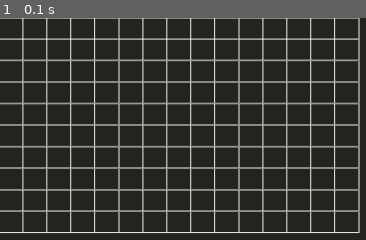
Above: before the commit, frame 1.
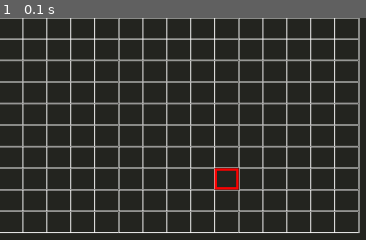
Above: after the commit, the same moment.

Repository: jorenchik/snake-pygame
Game: pygame game, started from index.py
The game is run twice, just before and just after one commit, with the same random seed, the same clock (stepped at 60 frames per second) and the same inputs.
Inputs:
- Up to frame 1 (0.1 s): no input
The pictures show only the part of the screen within x 50-100%, y 50-100%; the shares and areas given below are measured in that part.

The runs differ from the first frame. In frame 1, 0.3% of the frame differs, in the area x 58-66%, y 67-78%.

Commit message:
Create food and snake parts methods

Diff:
--- a/game.py
+++ b/game.py
@@ -10,14 +10,23 @@
     print(var)
     exit()
 
+class Food():
+    def __init__(self):
+        self.pos = (rd.randint(1,rectDims[0]-1),rd.randint(1,rectDims[1]-1))
+        self.x = game.getCoords(self.pos)[0]
+        self.y = game.getCoords(self.pos)[1]
+        # Appearance
+        self.rect = pg.Rect(self.x,self.y,game.playfield.rectSize[0],game.playfield.rectSize[1])
+        self.color = foodColor
+
 class SnakePart():
-    def __init__(self, type, velocity=False):
+    def __init__(self,type,pos=False,velocity=False):
         # General props
         self.type = type
         # Physical props
-        self.pos = (rd.randint(1,rectDims[0]-1),rd.randint(1,rectDims[1]-1))
-        self.x = game.getSnakePartCoords(self.pos)[0]
-        self.y = game.getSnakePartCoords(self.pos)[1]
+        self.pos = (pos[0] if pos else rd.randint(1,rectDims[0]-1),pos[1] if pos else rd.randint(1,rectDims[1]-1))
+        self.x = game.getCoords(self.pos)[0]
+        self.y = game.getCoords(self.pos)[1]
         self.velocity = pg.Vector2(4,0) if not velocity else velocity
         self.prevMoveMoment = False
         if self.velocity.length() > 0:
@@ -81,6 +90,8 @@
         self.playfield = playfield
         # Snake parts
         self.snakeParts = []
+        # Foods
+        self.foods = []
         # Events
         self.events = []
         # State
@@ -127,12 +138,17 @@
         if snakePart.pos[0] >= rectDims[0] or snakePart.pos[1] >= rectDims[0] or snakePart.pos[0] < 0 or snakePart.pos[1] < 0:
             self.snakeAlive = False
         else:
-            snakeCoords = self.getSnakePartCoords(snakePart.pos)
+            snakeCoords = self.getCoords(snakePart.pos)
             (snakePart.x, snakePart.y) = snakeCoords
             (snakePart.rect.x, snakePart.rect.y) = snakeCoords
             snakePart.prevMoveMoment = t.time()
-    def getSnakePartCoords(self, pos):
+    def getCoords(self, pos):
         return (self.playfield.rects[pos[0]][pos[1]].x,self.playfield.rects[pos[0]][pos[1]].y)
+    def createFood(self):
+        self.foods.append(Food())
+    def createSnakePart(self, type, pos=False, velocity=False):
+        self.snakeParts.append(SnakePart(type, pos if pos else False, velocity if velocity else False))
+
 
 # Game initialization
 playfieldWidth = res[0] * playfieldSize[0]
@@ -141,7 +157,9 @@
 playfield = Playfield(rectDims, (playfieldWidth, playfieldHeight), playfieldSize, res)
 game = Game(caption,gameIcon,res,font,playfield)
 
-snakeHead = SnakePart('head')
-game.snakeParts.append(snakeHead)
+game.createSnakePart('head')
 for snakePart in game.snakeParts:
     game.moveSnakePart(snakePart,snakePart.pos)
+
+# Adding first food
+game.createFood()
--- a/index.py
+++ b/index.py
@@ -2,7 +2,6 @@
 from settings import *
 import pygame as pg
 
-# Test
 
 def main():
     # Active action loop
@@ -43,5 +42,9 @@
         for snakePart in game.snakeParts:
             pg.draw.rect(game.screen, wallColor,snakePart, 5)
 
+        # Draw foods
+        for food in game.foods:
+            pg.draw.rect(game.screen, foodColor, food.rect, 5)
+
         game.update()
 main()
--- a/settings.py
+++ b/settings.py
@@ -21,11 +21,13 @@
 red = (210,27,27)
 white = (255,255,255)
 grey = (31,31,47)
+red = (255,0,0)
 
 # Game colors
 hitboxColor = red
 wallColor = white
 snakeColor = grey
+foodColor = red
 
 # Playfield
 rectDims = (30,20)
